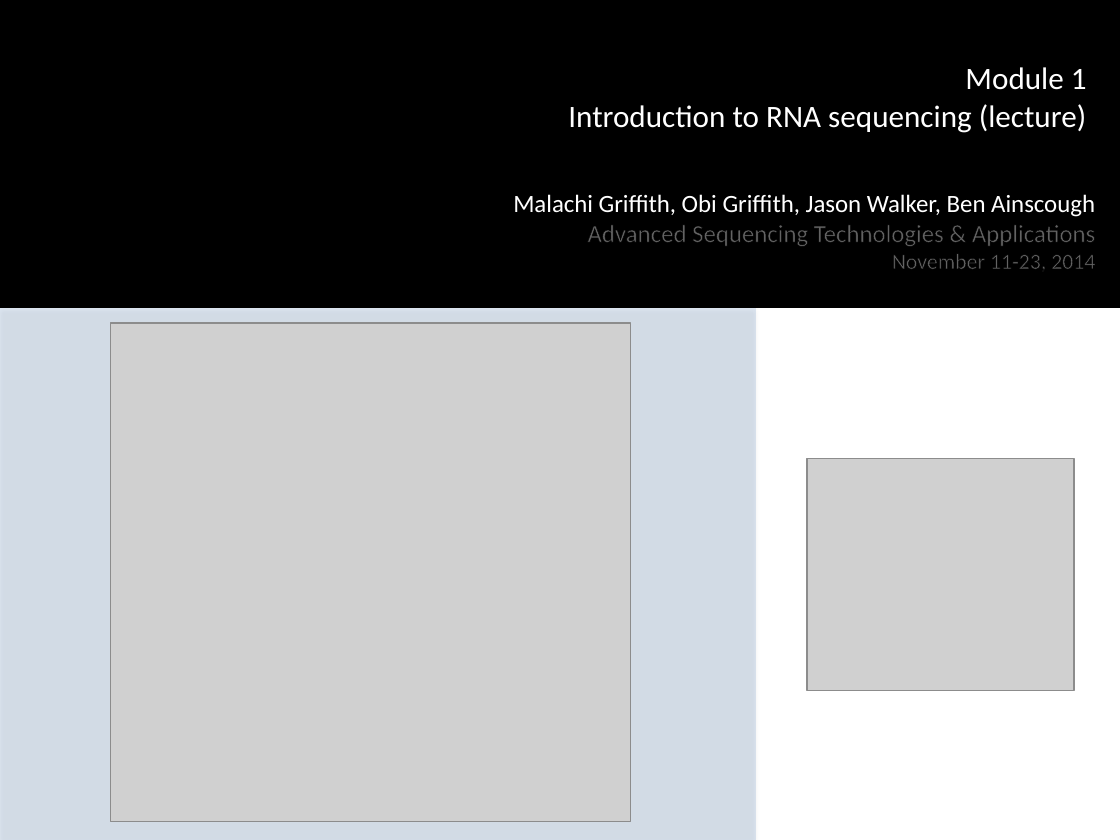
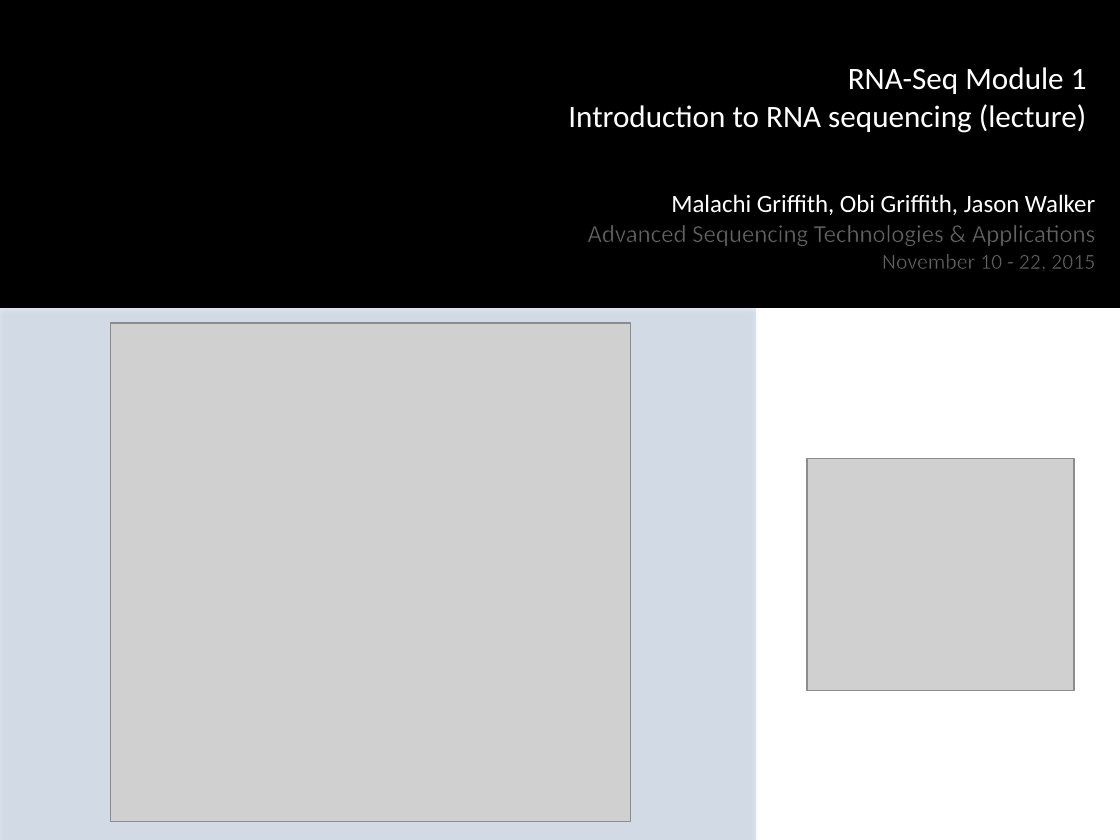
Before and after one commit to griffithlab/rnaseq_tutorial_wiki, a slide deck: slide 2 of LectureFiles/cshl/2015/CSHL_Powerpoint_Template_2015.pptx. Drawn at 1120x840 pixels with LibreOffice and Linux fonts; fonts in the diff are those of the drawing; grey boxes stand for pictures; background and template pictures are left out. Boxes give left, top, right and bottom in pixels: in the first picture for what was removed or moved away, otherwise in the second. Text is boxed around its words. In the diff, an @@ line names an element or a change of style, - is before the commit and + after.

```diff
--- a/LectureFiles/cshl/2015/CSHL_Powerpoint_Template_2015.pptx
+++ b/LectureFiles/cshl/2015/CSHL_Powerpoint_Template_2015.pptx
@@ text at (568, 67, 1087, 133): text changed @@
-Module 1
-Introduction to RNA sequencing (lecture)
+RNA-Seq Module 1
+Introduction to RNA sequencing (lecture)
@@ text at (671, 194, 1095, 215): text changed @@
-Malachi Griffith, Obi Griffith, Jason Walker, Ben Ainscough
+Malachi Griffith, Obi Griffith, Jason Walker
@@ text at (882, 254, 1095, 269): text changed @@
-November 11-23, 2014
+November 10 - 22, 2015
```
